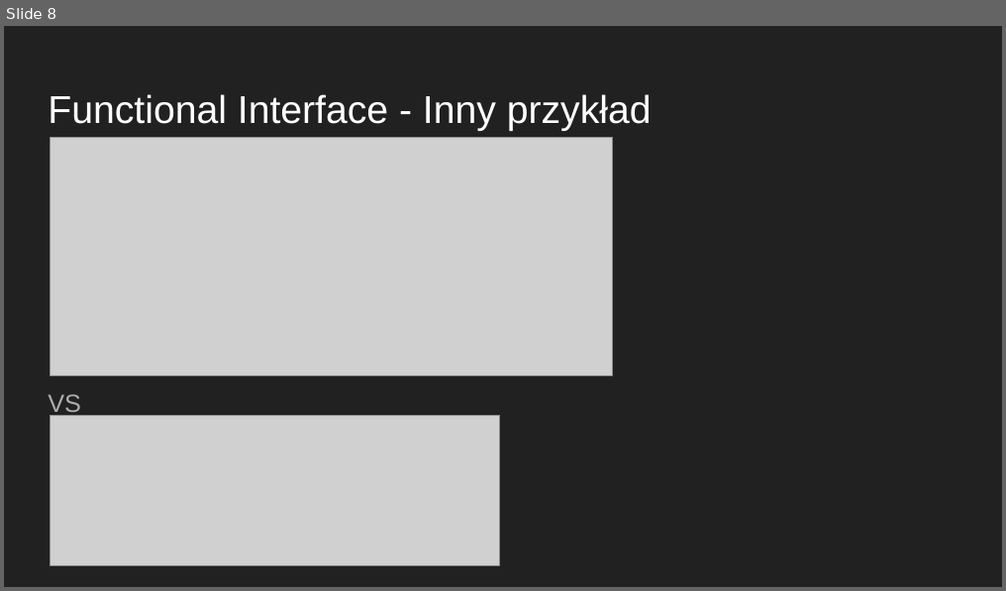
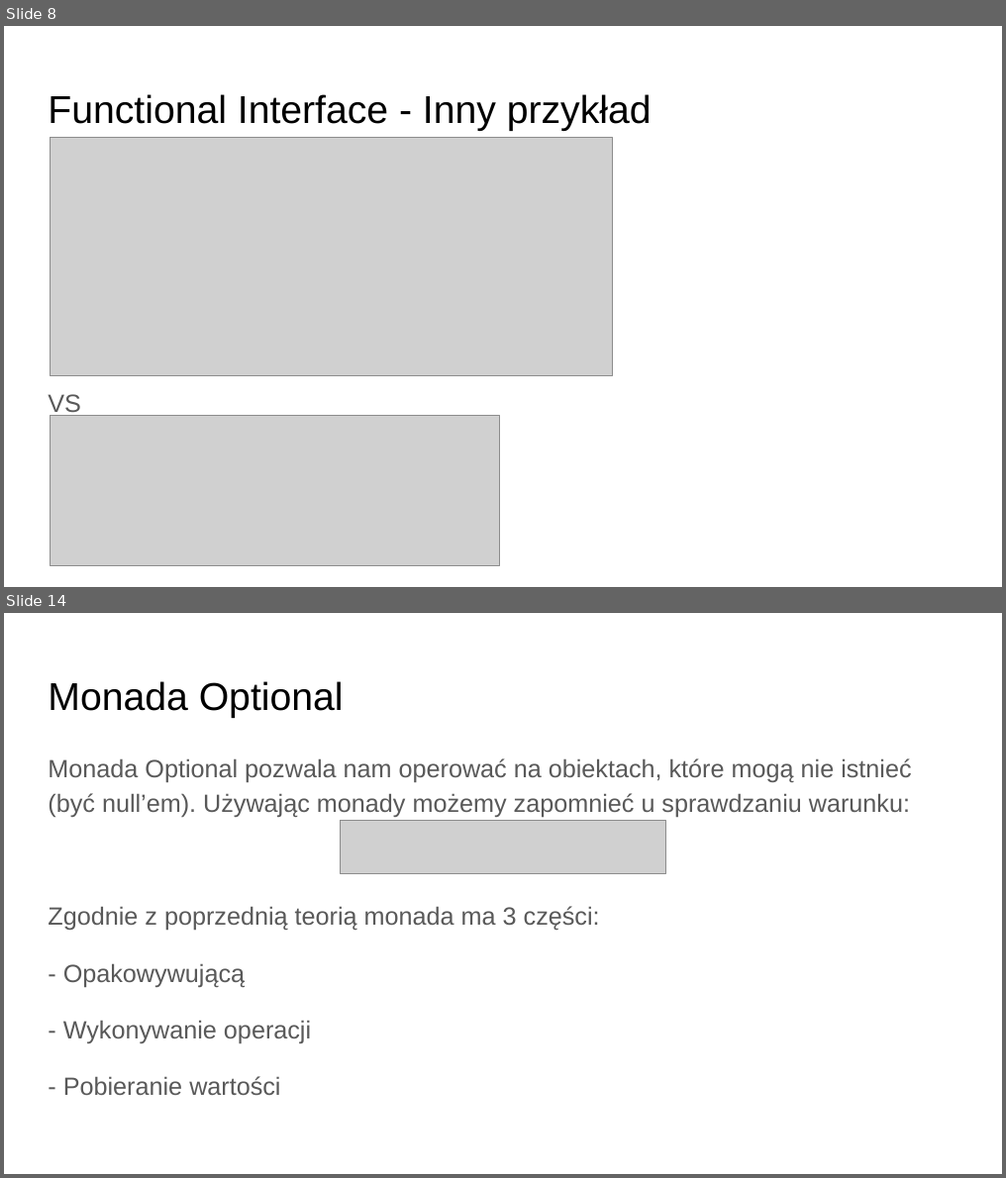
Before and after one commit to jkornacki/java8Lambda, a slide deck: Java8.pptx. Shown one above the other, each under a label of ours: slide 8 before the commit, slides 8 and 14 after it; the slides between them are not shown. The pictures are 1006x591 and 1006x1178 pixels, drawn with LibreOffice and Linux fonts; fonts in the diff are those of the drawing; grey boxes stand for pictures. Boxes give left, top, right and bottom in pixels: in the first picture for what was removed or moved away, otherwise in the second. Text is boxed around its words. In the diff, an @@ line names an element or a change of style, - is before the commit and + after.

```diff
--- a/Java8.pptx
+++ b/Java8.pptx
@@ slide 14 added at [4,613,1002,1174], background #FFFFFF @@
@@ title added at [48,681,344,718], 28 pt, text #000000 @@
+Monada Optional
@@ text added at [48,759,911,1095], 18 pt, text #595959 @@
+Monada Optional pozwala nam operować na obiektach, które mogą nie istnieć (być null’em). Używając monady możemy zapomnieć u sprawdzaniu warunku:
+Zgodnie z poprzednią teorią monada ma 3 części:
+- Opakowywującą
+- Wykonywanie operacji
+- Pobieranie wartości
@@ picture added at [341,821,665,873] @@
@@ slide 8 changed as well @@
@@ background #212121 to #FFFFFF @@
@@ title "Functional Interface - Inny przykład" at [48,94,651,131]: text colour #FFFFFF to #000000 @@
@@ text "VS" at [48,394,81,418]: text colour #ADADAD to #595959 @@
```
Also in this commit, not shown: 9 other slides changed, 12 other slides added, 2 slides removed, 4 other files.
